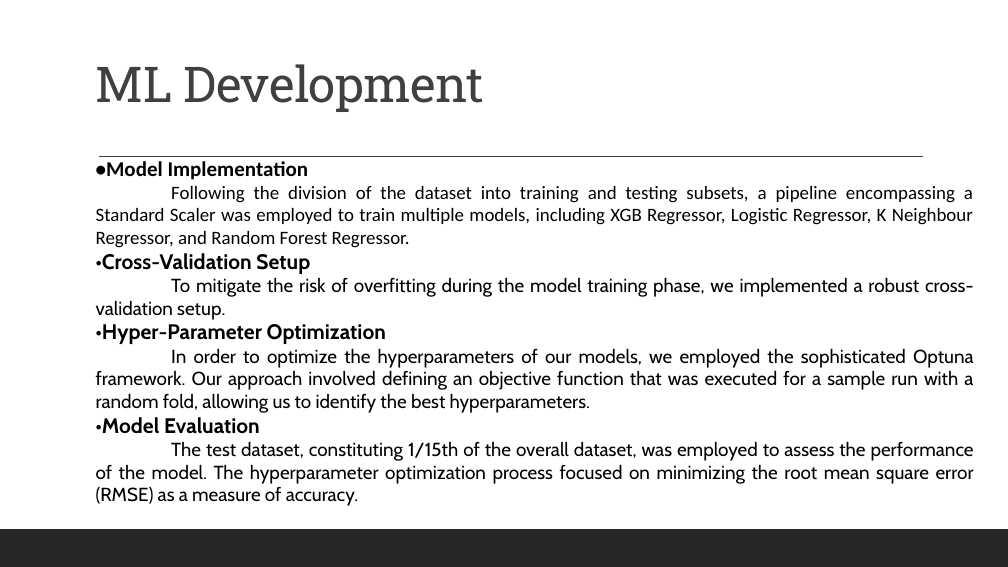
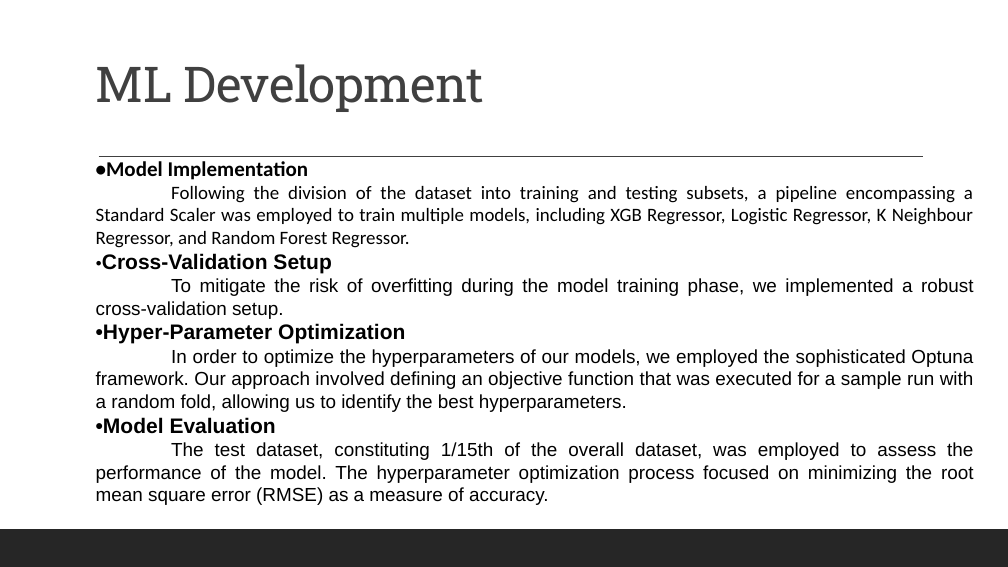
Before and after one commit to TRY-ER/Prediction-of-LC50-value-using-Quantitative-structure-activity-relationship-models-QSAR-models-, a slide deck: slide 6 of docs/LC50 VALUE PREDICTION.pptx. Drawn at 1008x567 pixels with LibreOffice and Linux fonts; fonts in the diff are those of the drawing. Boxes give left, top, right and bottom in pixels: in the first picture for what was removed or moved away, otherwise in the second. Text is boxed around its words. In the diff, an @@ line names an element or a change of style, - is before the commit and + after.

```diff
--- a/docs/LC50 VALUE PREDICTION.pptx
+++ b/docs/LC50 VALUE PREDICTION.pptx
@@ text at box(96, 253, 974, 505): font Cabin to Arial in "•Cross-Validation Setup", "To mitigate the risk of overfitting during ...", "•Hyper-Parameter Optimization", "In order to optimize the hyperparameters of ..." and 2 more places @@
```
Also in this commit, not shown: 2 other slides changed, 3 other files.
